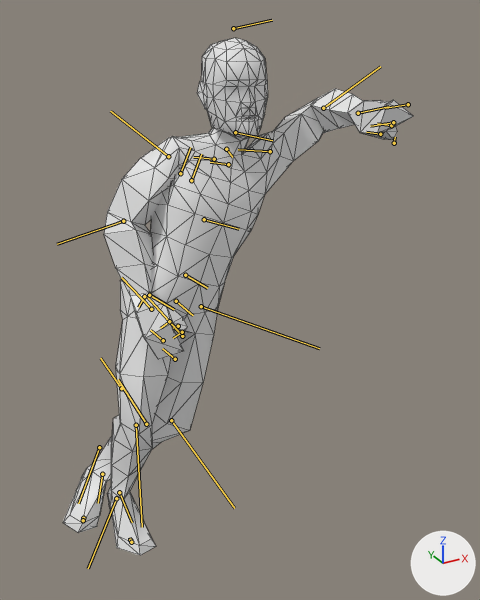
The FBX model media/anims_X/normal/TTRP_LeanArmUpLeft.fbx, before and after one commit.
Rendered twice from a 50 mm camera at (-0.308, -1.038, 0.962) aimed at (0.236, -0.05, 0.468). Lighting does not change. The marker at lower right points along +X, +Y and +Z. Both versions are drawn at frame 28 of the action 'TTRP_LeanArmUpLeft'; the numbers are the values there. The bones that bend it are drawn over the model as lines. Mesh edges are drawn as thin lines.

Objects in the first picture: 'Body_NoDress'.
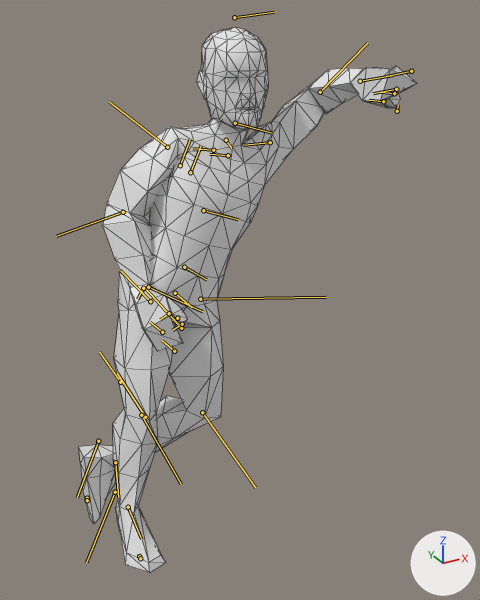
Pixel boxes (x1, y1, x2, y2) of what changed, in the pictures (480 x 600 px):
'Body_NoDress', posed: before (63, 38, 413, 555); after (79, 27, 417, 573)
bone 'Bip01_Pelvis', root to tip: before (176, 301) to (193, 315); after (175, 293) to (192, 307)
bone 'Bip01_L_Thigh', root to tip: before (201, 306) to (319, 348); after (200, 299) to (326, 297)
bone 'Bip01_L_Calf', root to tip: before (171, 420) to (234, 508); after (202, 412) to (255, 487)
bone 'Bip01_L_Foot', root to tip: before (102, 474) to (98, 503); after (115, 462) to (118, 497)
bone 'Bip01_R_Thigh', root to tip: before (149, 295) to (174, 309); after (148, 287) to (202, 311)
bone 'Bip01_R_Calf', root to tip: before (136, 425) to (142, 527); after (141, 415) to (181, 484)
bone 'Bip01_R_Foot', root to tip: before (119, 492) to (132, 522); after (128, 507) to (141, 539)
bone 'Bip01_Head', root to tip: before (235, 132) to (272, 140); after (235, 123) to (272, 133)
bone 'Bip01_L_UpperArm', root to tip: before (270, 151) to (238, 149); after (270, 142) to (243, 145)
bone 'Bip01_L_Forearm', root to tip: before (323, 108) to (380, 66); after (320, 92) to (367, 43)
bone 'Bip01_L_Hand', root to tip: before (358, 113) to (389, 106); after (360, 81) to (392, 75)

What the commit changed:
Bone 'Bip01_Pelvis' (bone_bip01_pelvis) moves from (-4.2, 1.0, 13.0) to (-2.6, 1.0, 12.9).
Bone 'Bip01_L_Thigh' (bone_bip01_l_thigh) turns from (-39, -1, 5) to (-63, 14, 8) degrees about its own x, y and z.
Bone 'Bip01_L_Calf' (bone_bip01_l_calf) turns from (0, 0, -30) to (0, 0, -54) degrees about its own x, y and z.
Bone 'Bip01_L_Foot' (bone_bip01_l_foot) turns from (62, 4, 9) to (-14, -19, -34) degrees about its own x, y and z.
Bone 'Bip01_R_Thigh' (bone_bip01_r_thigh) turns from (19, 14, 17) to (7, 19, 14) degrees about its own x, y and z.
Bone 'Bip01_R_Calf' (bone_bip01_r_calf) turns from (0, 0, -30) to (0, 0, -8) degrees about its own x, y and z.
Bone 'Bip01_R_Foot' (bone_bip01_r_foot) turns from (-12, 5, 9) to (2, 4, -6) degrees about its own x, y and z.
Bone 'Bip01_Head' (bone_bip01_head) turns from (-11, 22, -9) to (-10, 22, -7) degrees about its own x, y and z.
Bone 'Bip01_L_UpperArm' (bone_bip01_l_upperarm) turns from (-19, -25, 2) to (-24, -33, 3) degrees about its own x, y and z.
Bone 'Bip01_L_Forearm' (bone_bip01_l_forearm) turns from (0, 0, -87) to (0, 0, -76) degrees about its own x, y and z.
Bone 'Bip01_L_Hand' (bone_bip01_l_hand) turns from (62, -3, 2) to (58, 7, 7) degrees about its own x, y and z.
